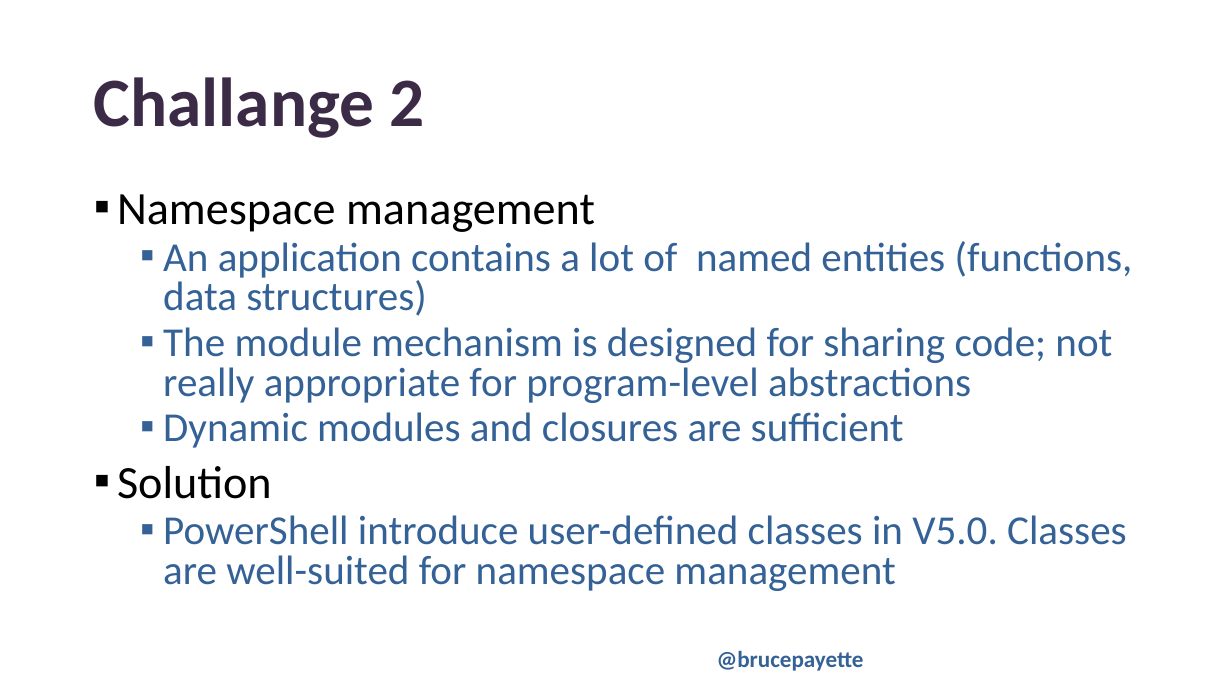
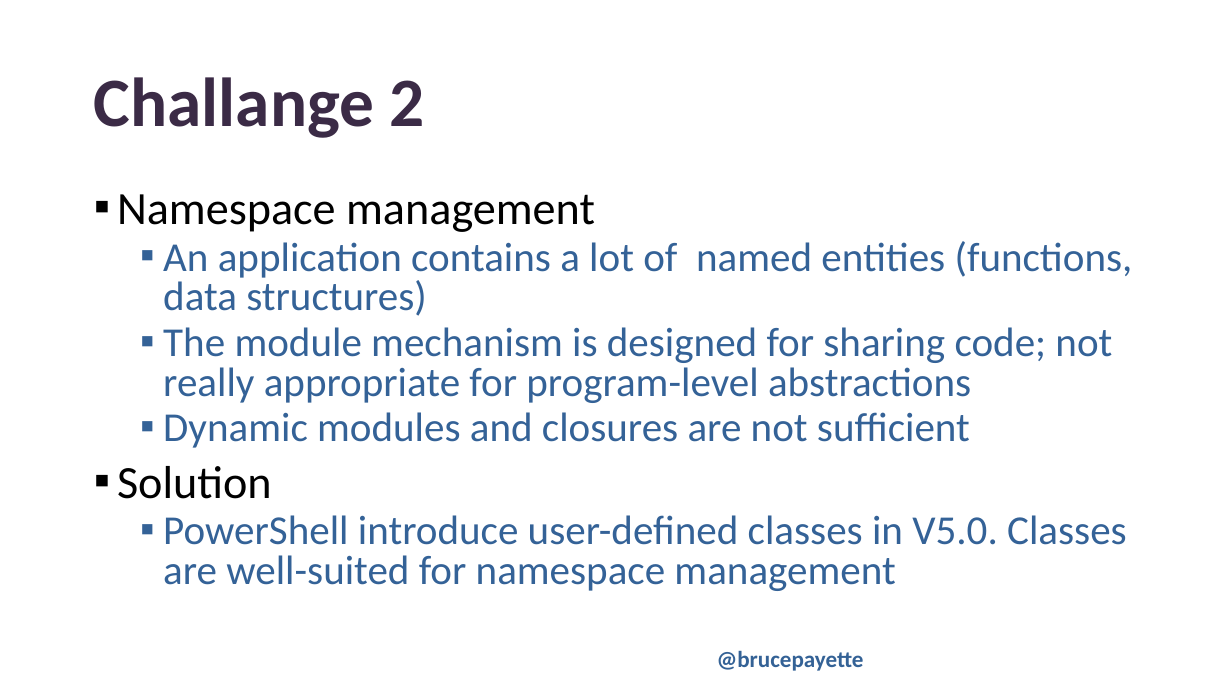
Before and after one commit to BrucePay/TinyLang, a slide deck: slide 10 of PSCONFEU23_payette_tiny.pptx. Drawn at 1232x693 pixels with LibreOffice and Linux fonts; fonts in the diff are those of the drawing; background and template pictures are left out. Boxes give left, top, right and bottom in pixels: in the first picture for what was removed or moved away, otherwise in the second. Text is boxed around its words. In the diff, an @@ line names an element or a change of style, - is before the commit and + after.

```diff
--- a/PSCONFEU23_payette_tiny.pptx
+++ b/PSCONFEU23_payette_tiny.pptx
@@ text at bbox=[163, 412, 970, 448]: text changed @@
-  ▪ Dynamic modules and closures are sufficient
+  ▪ Dynamic modules and closures are not sufficient
```
Also in this commit, not shown: 4 other slides changed, 1 slide added, 2 other files.
